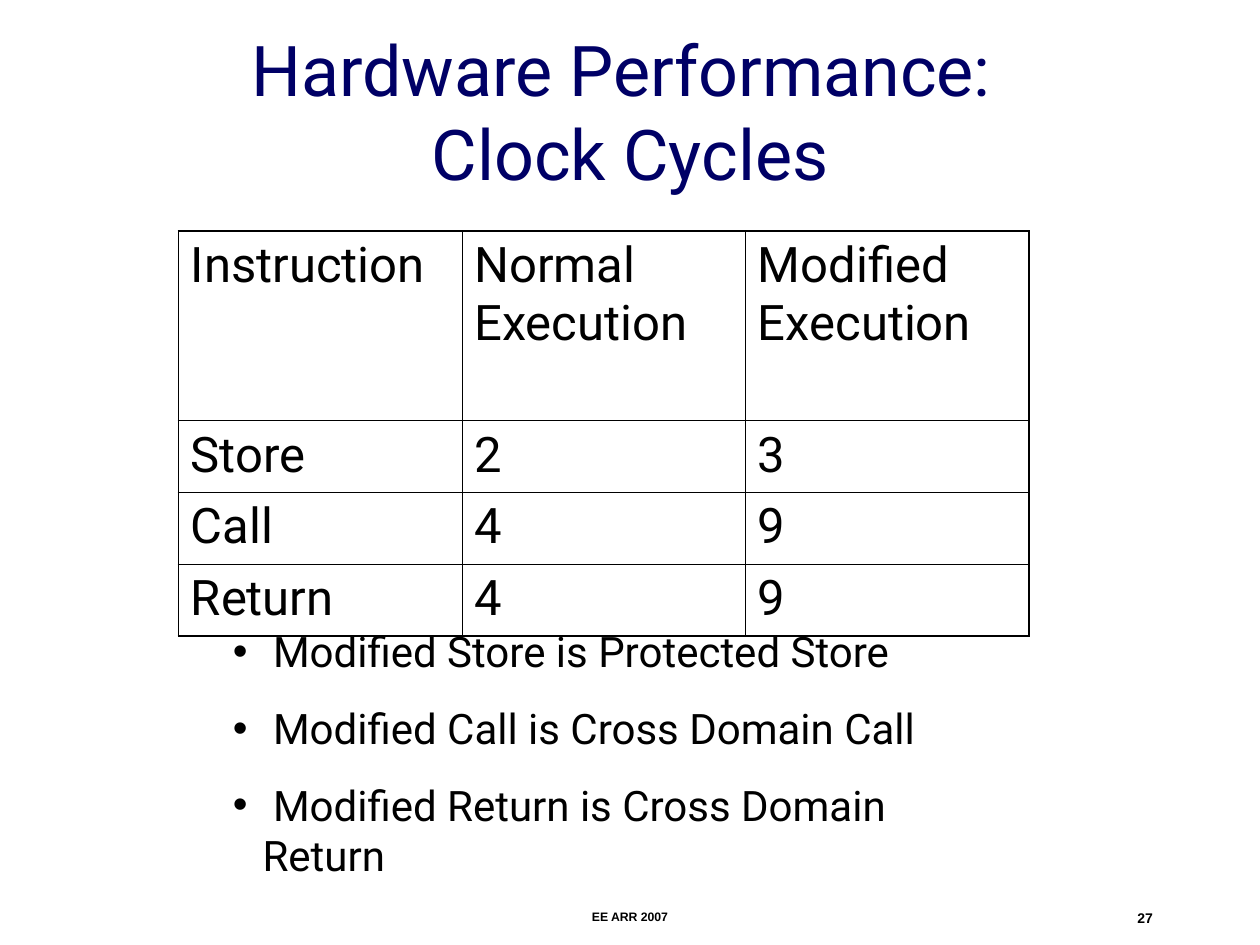
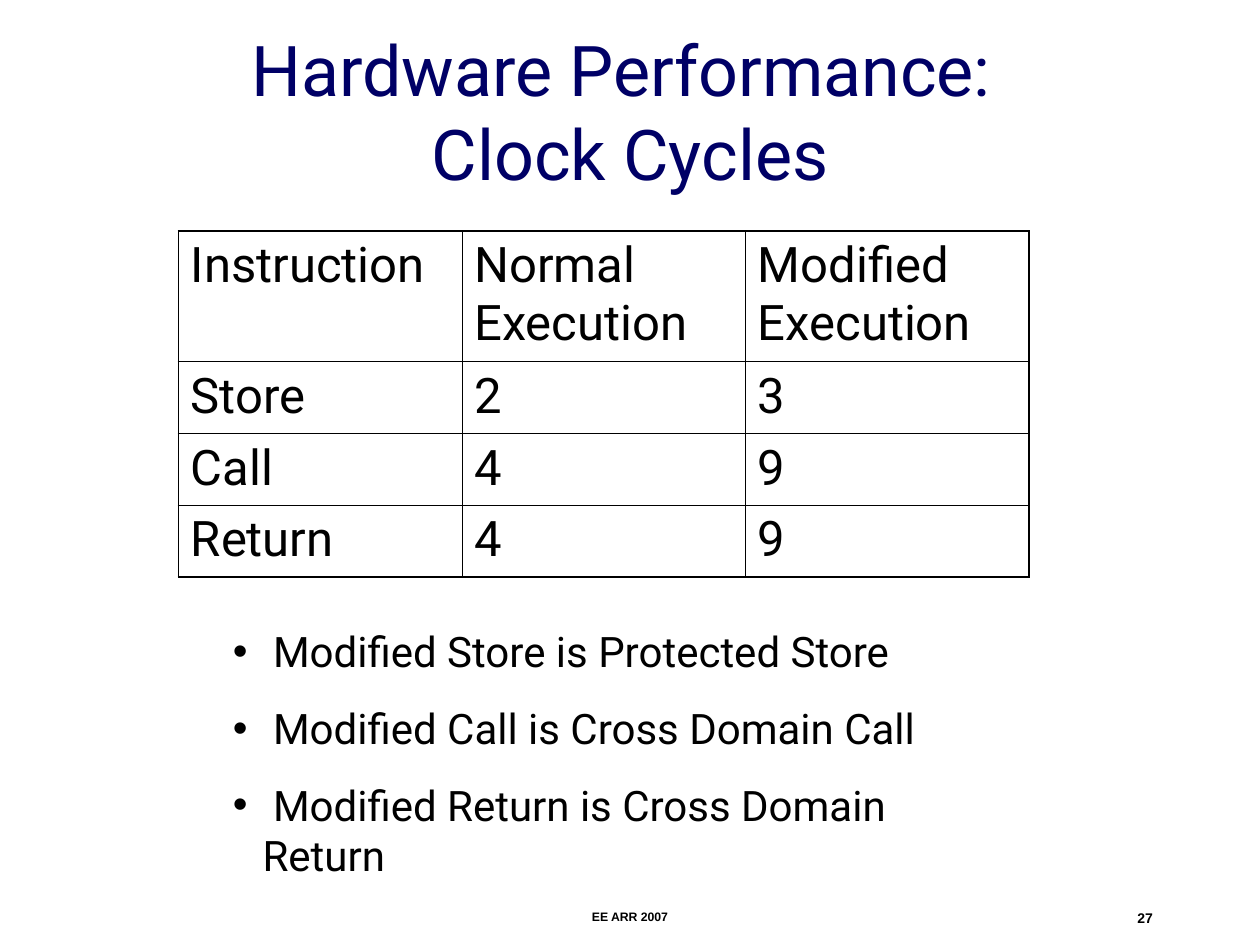
Before and after one commit to nesl/umpu, a slide deck: slide 27 of docs/ee-arr-2007/ee-arr.ppt. Drawn at 1260x945 pixels with LibreOffice and Linux fonts; fonts in the diff are those of the drawing. Boxes give left, top, right and bottom in pixels: in the first picture for what was removed or moved away, otherwise in the second. Text is boxed around its words. In the diff, an @@ line names an element or a change of style, - is before the commit and + after.

```diff
--- a/docs/ee-arr-2007/ee-arr.ppt
+++ b/docs/ee-arr-2007/ee-arr.ppt
@@ table: place and size @@
-table at (179,231,1029,620)
+table at (179,231,1029,575)
@@ text "Modified Store is Protected Store" rewrapped from (263,629,915,872) to (263,635,915,872) @@
```
Also in this commit, not shown: 20 other slides changed, 2 other files.
